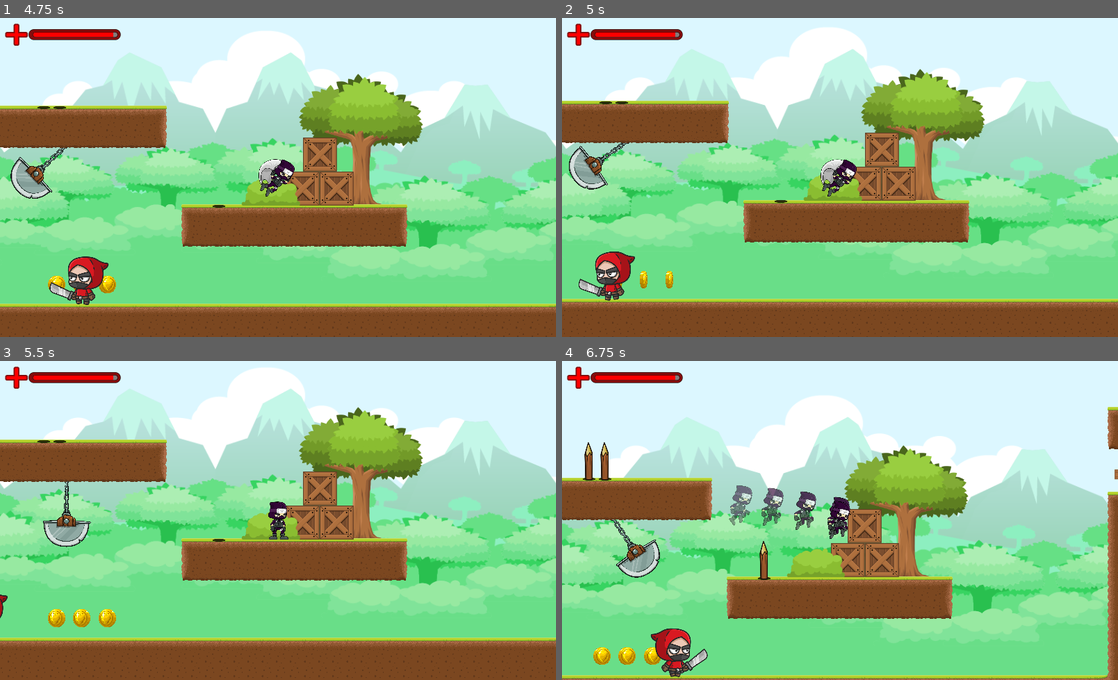
Above: before the commit, frames 1-4 (two rows, left to right).
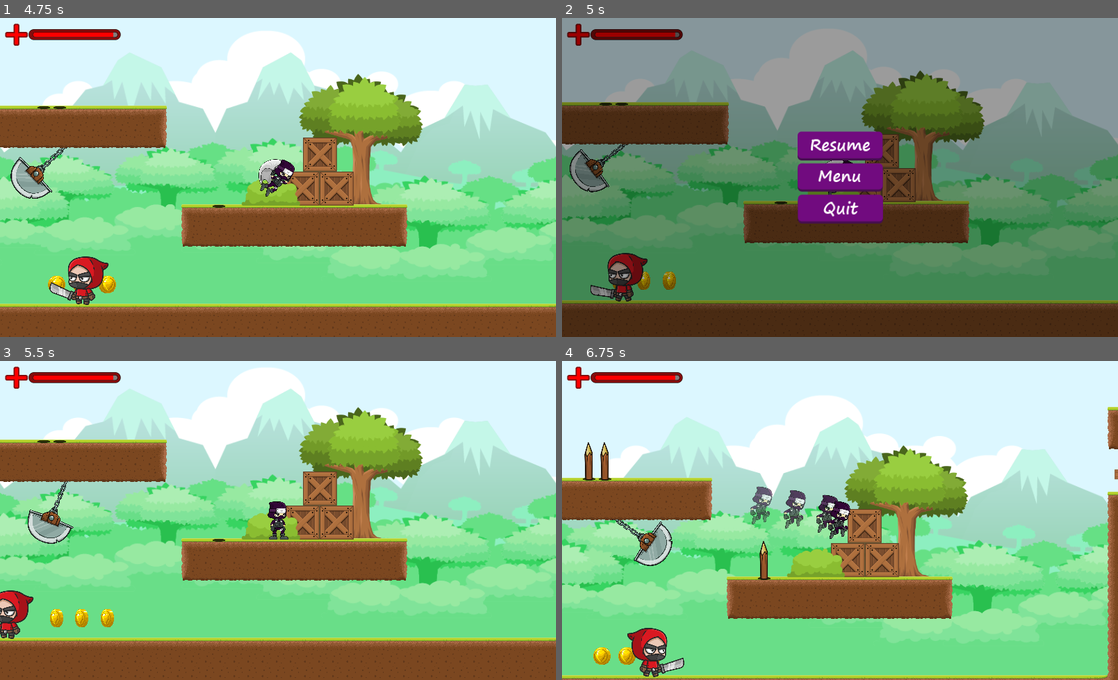
Above: after the commit, the same moments.

Repository: aditgocendra/Ninja-Rusher
Game: Godot game, scene res://src/UserInterface/FirstMenu/FirstMenu.tscn
Two runs of this game, one before a commit and one after it. Both use one fixed random seed, a clock stepped at 60 frames per second and the inputs below.
Inputs (mouse positions are in pixels of both pictures, inside the frame that each line leads up to):
- Up to frame 1 (4.75 s): click (278, 177) at 0.5 s; hold D (move_right) 1.28-2.78 s; tap Space (attack) at 1.35 s; tap W (jump) at 1.52, 2.27, 3.77, 4.52 s; tap Shift (dash) at 2.1 s; hold A (move_left) 2.78-3.53 s; tap F (glide) at 2.85 s; hold D (move_right) from 3.53 s (still down); tap Ctrl (slide) at 3.6 s; tap Q (throw) at 4.35 s
- Up to frame 2 (5 s): keep holding D (move_right); tap Escape (pause, bound only after the commit) at 4.9 s
- Up to frame 3 (5.5 s): release D (move_right) at 5 s; click (278, 488) at 5.02 s
- Up to frame 4 (6.75 s): hold A (move_left) 5.78-6.53 s; tap Space (attack) at 5.85 s; tap W (jump) at 6.02 s; hold D (move_right) from 6.53 s (still down); hold Shift (dash) from 6.53 s (still down)

Frame 1 is identical in both runs. In frame 2, 100% of the frame differs, in the area x 0-100%, y 0-100%; in frame 3, 1.9%; in frame 4, 4.1%.

Commit message:
add pause menu

Diff:
--- a/project.godot
+++ b/project.godot
@@ -94,6 +94,11 @@
 "events": [ Object(InputEventKey,"resource_local_to_scene":false,"resource_name":"","device":0,"alt":false,"shift":false,"control":false,"meta":false,"command":false,"pressed":false,"scancode":70,"unicode":0,"echo":false,"script":null)
  ]
 }
+pause={
+"deadzone": 0.5,
+"events": [ Object(InputEventKey,"resource_local_to_scene":false,"resource_name":"","device":0,"alt":false,"shift":false,"control":false,"meta":false,"command":false,"pressed":false,"scancode":16777217,"unicode":0,"echo":false,"script":null)
+ ]
+}
 
 [layer_names]
 
--- a/src/Actor/Player/Player.gd
+++ b/src/Actor/Player/Player.gd
@@ -20,6 +20,11 @@
 
 
 func _physics_process(_delta):
+	if Input.is_action_just_pressed("pause"):
+		get_tree().paused = true
+		$UserInterface/Pause.show()
+
+
 	var direction = Vector2.ZERO
 	direction = calculate_direction()
 
--- a/src/Actor/Player/Player.tscn
+++ b/src/Actor/Player/Player.tscn
@@ -104,27 +104,23 @@
 [ext_resource path="res://asset/player/png/Jump_Throw__000.png" type="Texture" id=102]
 [ext_resource path="res://src/Actor/Player/HealthBar.tscn" type="PackedScene" id=103]
 [ext_resource path="res://src/UserInterface/GameOver/GameOver.tscn" type="PackedScene" id=104]
+[ext_resource path="res://src/UserInterface/Pause/Pause.tscn" type="PackedScene" id=105]
 
 [sub_resource type="SpriteFrames" id=1]
 animations = [ {
-"frames": [ ExtResource( 7 ), ExtResource( 4 ), ExtResource( 6 ), ExtResource( 5 ), ExtResource( 3 ), ExtResource( 2 ), ExtResource( 1 ), ExtResource( 8 ), ExtResource( 9 ), ExtResource( 10 ) ],
-"loop": true,
-"name": "Idle",
-"speed": 15.0
-}, {
 "frames": [ ExtResource( 76 ), ExtResource( 74 ), ExtResource( 80 ), ExtResource( 75 ), ExtResource( 73 ), ExtResource( 81 ), ExtResource( 72 ), ExtResource( 77 ), ExtResource( 78 ), ExtResource( 79 ) ],
 "loop": true,
 "name": "Glide",
 "speed": 15.0
 }, {
-"frames": [ ExtResource( 19 ), ExtResource( 18 ), ExtResource( 14 ), ExtResource( 16 ), ExtResource( 17 ), ExtResource( 13 ), ExtResource( 21 ), ExtResource( 24 ), ExtResource( 23 ), ExtResource( 25 ) ],
-"loop": true,
-"name": "Run",
-"speed": 15.0
-}, {
 "frames": [ ExtResource( 31 ), ExtResource( 33 ), ExtResource( 34 ), ExtResource( 32 ), ExtResource( 35 ), ExtResource( 36 ), ExtResource( 37 ), ExtResource( 38 ), ExtResource( 39 ), ExtResource( 40 ) ],
 "loop": true,
 "name": "Attack",
+"speed": 15.0
+}, {
+"frames": [ ExtResource( 49 ), ExtResource( 48 ), ExtResource( 46 ), ExtResource( 47 ), ExtResource( 50 ), ExtResource( 44 ), ExtResource( 43 ), ExtResource( 45 ), ExtResource( 51 ), ExtResource( 42 ) ],
+"loop": true,
+"name": "JumpAttack",
 "speed": 15.0
 }, {
 "frames": [ ExtResource( 55 ), ExtResource( 53 ), ExtResource( 60 ), ExtResource( 61 ), ExtResource( 54 ), ExtResource( 59 ), ExtResource( 56 ), ExtResource( 52 ), ExtResource( 57 ), ExtResource( 58 ) ],
@@ -135,6 +131,11 @@
 "frames": [ ExtResource( 90 ), ExtResource( 83 ), ExtResource( 91 ), ExtResource( 84 ), ExtResource( 85 ), ExtResource( 82 ), ExtResource( 89 ), ExtResource( 86 ), ExtResource( 88 ), ExtResource( 87 ) ],
 "loop": true,
 "name": "Throw",
+"speed": 15.0
+}, {
+"frames": [ ExtResource( 7 ), ExtResource( 4 ), ExtResource( 6 ), ExtResource( 5 ), ExtResource( 3 ), ExtResource( 2 ), ExtResource( 1 ), ExtResource( 8 ), ExtResource( 9 ), ExtResource( 10 ) ],
+"loop": true,
+"name": "Idle",
 "speed": 15.0
 }, {
 "frames": [ ExtResource( 69 ), ExtResource( 68 ), ExtResource( 62 ), ExtResource( 65 ), ExtResource( 67 ), ExtResource( 64 ), ExtResource( 70 ), ExtResource( 71 ), ExtResource( 63 ), ExtResource( 66 ) ],
@@ -152,9 +153,9 @@
 "name": "Jump",
 "speed": 10.0
 }, {
-"frames": [ ExtResource( 49 ), ExtResource( 48 ), ExtResource( 46 ), ExtResource( 47 ), ExtResource( 50 ), ExtResource( 44 ), ExtResource( 43 ), ExtResource( 45 ), ExtResource( 51 ), ExtResource( 42 ) ],
-"loop": true,
-"name": "JumpAttack",
+"frames": [ ExtResource( 19 ), ExtResource( 18 ), ExtResource( 14 ), ExtResource( 16 ), ExtResource( 17 ), ExtResource( 13 ), ExtResource( 21 ), ExtResource( 24 ), ExtResource( 23 ), ExtResource( 25 ) ],
+"loop": true,
+"name": "Run",
 "speed": 15.0
 } ]
 
@@ -212,6 +213,9 @@
 
 [node name="GameOver" parent="UserInterface" instance=ExtResource( 104 )]
 visible = false
+
+[node name="Pause" parent="UserInterface" instance=ExtResource( 105 )]
+visible = false
 [connection signal="timeout" from="DashTimer" to="." method="_on_DashTimer_timeout"]
 [connection signal="timeout" from="StompTimer" to="." method="_on_StompTimer_timeout"]
 [connection signal="body_entered" from="AreaAttack" to="." method="_on_AreaAttack_body_entered"]
--- a/src/UserInterface/FirstMenu/FirstMenu.tscn
+++ b/src/UserInterface/FirstMenu/FirstMenu.tscn
@@ -2,19 +2,19 @@
 
 [ext_resource path="res://asset/UI/FirstMenu/background.png" type="Texture" id=1]
 [ext_resource path="res://asset/UI/FirstMenu/logo_ninja_rusher.png" type="Texture" id=2]
-[ext_resource path="res://asset/UI/FirstMenu/play_pressed.png" type="Texture" id=3]
-[ext_resource path="res://asset/UI/FirstMenu/play_btn_1.png" type="Texture" id=4]
-[ext_resource path="res://asset/UI/FirstMenu/quit_btn.png" type="Texture" id=5]
+[ext_resource path="res://asset/UI/button/play_btn_1.png" type="Texture" id=3]
+[ext_resource path="res://asset/UI/button/play_pressed.png" type="Texture" id=4]
+[ext_resource path="res://asset/UI/button/quit_btn.png" type="Texture" id=5]
 [ext_resource path="res://src/UserInterface/FirstMenu/FirstMenu.gd" type="Script" id=6]
-[ext_resource path="res://asset/UI/FirstMenu/sett_btn.png" type="Texture" id=7]
-[ext_resource path="res://asset/UI/FirstMenu/sett_pressed.png" type="Texture" id=8]
-[ext_resource path="res://asset/UI/FirstMenu/quit_pressed.png" type="Texture" id=9]
-[ext_resource path="res://asset/UI/FirstMenu/about_pressed.png" type="Texture" id=10]
-[ext_resource path="res://asset/UI/FirstMenu/about.png" type="Texture" id=11]
-[ext_resource path="res://asset/UI/FirstMenu/score_btn.png" type="Texture" id=12]
-[ext_resource path="res://asset/UI/FirstMenu/score_pressed.png" type="Texture" id=13]
-[ext_resource path="res://asset/UI/FirstMenu/share_pressed.png" type="Texture" id=14]
-[ext_resource path="res://asset/UI/FirstMenu/share_btn.png" type="Texture" id=15]
+[ext_resource path="res://asset/UI/button/sett_pressed.png" type="Texture" id=7]
+[ext_resource path="res://asset/UI/button/sett_btn.png" type="Texture" id=8]
+[ext_resource path="res://asset/UI/button/quit_pressed.png" type="Texture" id=9]
+[ext_resource path="res://asset/UI/button/about.png" type="Texture" id=10]
+[ext_resource path="res://asset/UI/button/about_pressed.png" type="Texture" id=11]
+[ext_resource path="res://asset/UI/button/share_btn.png" type="Texture" id=12]
+[ext_resource path="res://asset/UI/button/score_pressed.png" type="Texture" id=13]
+[ext_resource path="res://asset/UI/button/score_btn.png" type="Texture" id=14]
+[ext_resource path="res://asset/UI/button/share_pressed.png" type="Texture" id=15]
 [ext_resource path="res://asset/UI/FirstMenu/player.png" type="Texture" id=16]
 
 [sub_resource type="Animation" id=1]
@@ -116,15 +116,15 @@
 [node name="Play" type="TextureButton" parent="Background/VBoxContainer"]
 margin_right = 129.0
 margin_bottom = 44.0
-texture_normal = ExtResource( 4 )
-texture_pressed = ExtResource( 3 )
+texture_normal = ExtResource( 3 )
+texture_pressed = ExtResource( 4 )
 
 [node name="Settings" type="TextureButton" parent="Background/VBoxContainer"]
 margin_top = 48.0
 margin_right = 129.0
 margin_bottom = 92.0
-texture_normal = ExtResource( 7 )
-texture_pressed = ExtResource( 8 )
+texture_normal = ExtResource( 8 )
+texture_pressed = ExtResource( 7 )
 
 [node name="Quit" type="TextureButton" parent="Background/VBoxContainer"]
 margin_top = 96.0
@@ -150,23 +150,23 @@
 margin_right = 373.0
 margin_bottom = 69.0
 size_flags_horizontal = 15
-texture_normal = ExtResource( 11 )
-texture_pressed = ExtResource( 10 )
+texture_normal = ExtResource( 10 )
+texture_pressed = ExtResource( 11 )
 
 [node name="HighScore" type="TextureButton" parent="Background/HBoxContainer"]
 margin_left = 377.0
 margin_right = 750.0
 margin_bottom = 69.0
 size_flags_horizontal = 3
-texture_normal = ExtResource( 12 )
+texture_normal = ExtResource( 14 )
 texture_pressed = ExtResource( 13 )
 
 [node name="Share" type="TextureButton" parent="Background/HBoxContainer"]
 margin_left = 754.0
 margin_right = 819.0
 margin_bottom = 69.0
-texture_normal = ExtResource( 15 )
-texture_pressed = ExtResource( 14 )
+texture_normal = ExtResource( 12 )
+texture_pressed = ExtResource( 15 )
 
 [node name="AnimationPlayer" type="AnimationPlayer" parent="."]
 autoplay = "_start"
--- a/src/UserInterface/GameOver/GameOver.tscn
+++ b/src/UserInterface/GameOver/GameOver.tscn
@@ -1,12 +1,12 @@
 [gd_scene load_steps=9 format=2]
 
-[ext_resource path="res://asset/UI/FirstMenu/quit_btn.png" type="Texture" id=1]
-[ext_resource path="res://asset/UI/FirstMenu/quit_pressed.png" type="Texture" id=2]
-[ext_resource path="res://asset/UI/GameOver/play_again_pressed.png" type="Texture" id=3]
+[ext_resource path="res://asset/UI/button/play_again_btn.png" type="Texture" id=1]
+[ext_resource path="res://asset/UI/button/play_again_pressed.png" type="Texture" id=2]
+[ext_resource path="res://asset/UI/button/menu_pressed.png" type="Texture" id=3]
 [ext_resource path="res://src/UserInterface/GameOver/GameOver.gd" type="Script" id=4]
-[ext_resource path="res://asset/UI/GameOver/play_again_btn.png" type="Texture" id=5]
-[ext_resource path="res://asset/UI/GameOver/menu_btn.png" type="Texture" id=6]
-[ext_resource path="res://asset/UI/GameOver/menu_pressed.png" type="Texture" id=7]
+[ext_resource path="res://asset/UI/button/menu_btn.png" type="Texture" id=5]
+[ext_resource path="res://asset/UI/button/quit_btn.png" type="Texture" id=6]
+[ext_resource path="res://asset/UI/button/quit_pressed.png" type="Texture" id=7]
 [ext_resource path="res://asset/UI/GameOver/gameover.png" type="Texture" id=8]
 
 [node name="GameOver" type="Control"]
@@ -30,9 +30,9 @@
 anchor_left = 0.5
 anchor_right = 0.5
 margin_left = -191.0
-margin_top = 35.3553
+margin_top = 26.9391
 margin_right = 191.0
-margin_bottom = 140.355
+margin_bottom = 131.939
 texture = ExtResource( 8 )
 __meta__ = {
 "_edit_use_anchors_": false
@@ -56,22 +56,22 @@
 margin_bottom = 44.0
 shortcut_in_tooltip = false
 action_mode = 0
-texture_normal = ExtResource( 5 )
-texture_pressed = ExtResource( 3 )
+texture_normal = ExtResource( 1 )
+texture_pressed = ExtResource( 2 )
 
 [node name="Menu" type="TextureButton" parent="LayerOverlay/VBoxContainer"]
 margin_top = 48.0
 margin_right = 129.0
 margin_bottom = 92.0
-texture_normal = ExtResource( 6 )
-texture_pressed = ExtResource( 7 )
+texture_normal = ExtResource( 5 )
+texture_pressed = ExtResource( 3 )
 
 [node name="Quit" type="TextureButton" parent="LayerOverlay/VBoxContainer"]
 margin_top = 96.0
 margin_right = 129.0
 margin_bottom = 140.0
-texture_normal = ExtResource( 1 )
-texture_pressed = ExtResource( 2 )
+texture_normal = ExtResource( 6 )
+texture_pressed = ExtResource( 7 )
 [connection signal="pressed" from="LayerOverlay/VBoxContainer/PlayAgain" to="." method="_on_PlayAgain_pressed"]
 [connection signal="pressed" from="LayerOverlay/VBoxContainer/Menu" to="." method="_on_Menu_pressed"]
 [connection signal="pressed" from="LayerOverlay/VBoxContainer/Quit" to="." method="_on_Quit_pressed"]
--- /dev/null
+++ b/src/UserInterface/Pause/Pause.gd
@@ -0,0 +1,16 @@
+extends Control
+
+
+func _on_Resume_pressed():
+	get_tree().paused = false
+	self.hide()
+
+
+func _on_Menu_pressed():
+# warning-ignore:return_value_discarded
+	get_tree().paused = false
+	get_tree().change_scene("res://src/UserInterface/FirstMenu/FirstMenu.tscn")
+
+
+func _on_Quit_pressed():
+	get_tree().quit()
--- /dev/null
+++ b/src/UserInterface/Pause/Pause.tscn
@@ -0,0 +1,59 @@
+[gd_scene load_steps=8 format=2]
+
+[ext_resource path="res://asset/UI/button/resume_btn.png" type="Texture" id=1]
+[ext_resource path="res://asset/UI/button/resume_pressed.png" type="Texture" id=2]
+[ext_resource path="res://asset/UI/button/menu_btn.png" type="Texture" id=3]
+[ext_resource path="res://asset/UI/button/menu_pressed.png" type="Texture" id=4]
+[ext_resource path="res://asset/UI/button/quit_btn.png" type="Texture" id=5]
+[ext_resource path="res://asset/UI/button/quit_pressed.png" type="Texture" id=6]
+[ext_resource path="res://src/UserInterface/Pause/Pause.gd" type="Script" id=7]
+
+[node name="Pause" type="Control"]
+pause_mode = 2
+anchor_right = 1.0
+anchor_bottom = 1.0
+script = ExtResource( 7 )
+__meta__ = {
+"_edit_use_anchors_": false
+}
+
+[node name="PauseOverlay" type="ColorRect" parent="."]
+anchor_right = 1.0
+anchor_bottom = 1.0
+color = Color( 0, 0, 0, 0.392157 )
+
+[node name="VBoxContainer" type="VBoxContainer" parent="PauseOverlay"]
+anchor_left = 0.5
+anchor_top = 0.5
+anchor_right = 0.5
+anchor_bottom = 0.5
+margin_left = -64.5
+margin_top = -70.0
+margin_right = 64.5
+margin_bottom = 70.0
+__meta__ = {
+"_edit_use_anchors_": false
+}
+
+[node name="Resume" type="TextureButton" parent="PauseOverlay/VBoxContainer"]
+margin_right = 129.0
+margin_bottom = 44.0
+texture_normal = ExtResource( 1 )
+texture_pressed = ExtResource( 2 )
+
+[node name="Menu" type="TextureButton" parent="PauseOverlay/VBoxContainer"]
+margin_top = 48.0
+margin_right = 129.0
+margin_bottom = 92.0
+texture_normal = ExtResource( 3 )
+texture_pressed = ExtResource( 4 )
+
+[node name="Quit" type="TextureButton" parent="PauseOverlay/VBoxContainer"]
+margin_top = 96.0
+margin_right = 129.0
+margin_bottom = 140.0
+texture_normal = ExtResource( 5 )
+texture_pressed = ExtResource( 6 )
+[connection signal="pressed" from="PauseOverlay/VBoxContainer/Resume" to="." method="_on_Resume_pressed"]
+[connection signal="pressed" from="PauseOverlay/VBoxContainer/Menu" to="." method="_on_Menu_pressed"]
+[connection signal="pressed" from="PauseOverlay/VBoxContainer/Quit" to="." method="_on_Quit_pressed"]
Not shown, removed: .mono/metadata/ide_messaging_meta.txt
Not shown, removed: asset/UI/FirstMenu/about.png.import
Not shown, removed: asset/UI/FirstMenu/about_pressed.png.import
Not shown, removed: asset/UI/FirstMenu/play_btn_1.png.import
Not shown, removed: asset/UI/FirstMenu/play_pressed.png.import
Not shown, removed: asset/UI/FirstMenu/quit_btn.png.import
Not shown, removed: asset/UI/FirstMenu/quit_pressed.png.import
Not shown, removed: asset/UI/FirstMenu/resume_btn.png.import
Not shown, removed: asset/UI/FirstMenu/resume_pressed.png.import
Not shown, removed: asset/UI/FirstMenu/score_btn.png.import
Not shown, removed: asset/UI/FirstMenu/score_pressed.png.import
Not shown, removed: asset/UI/FirstMenu/sett_btn.png.import
(and 49 more such lines)
